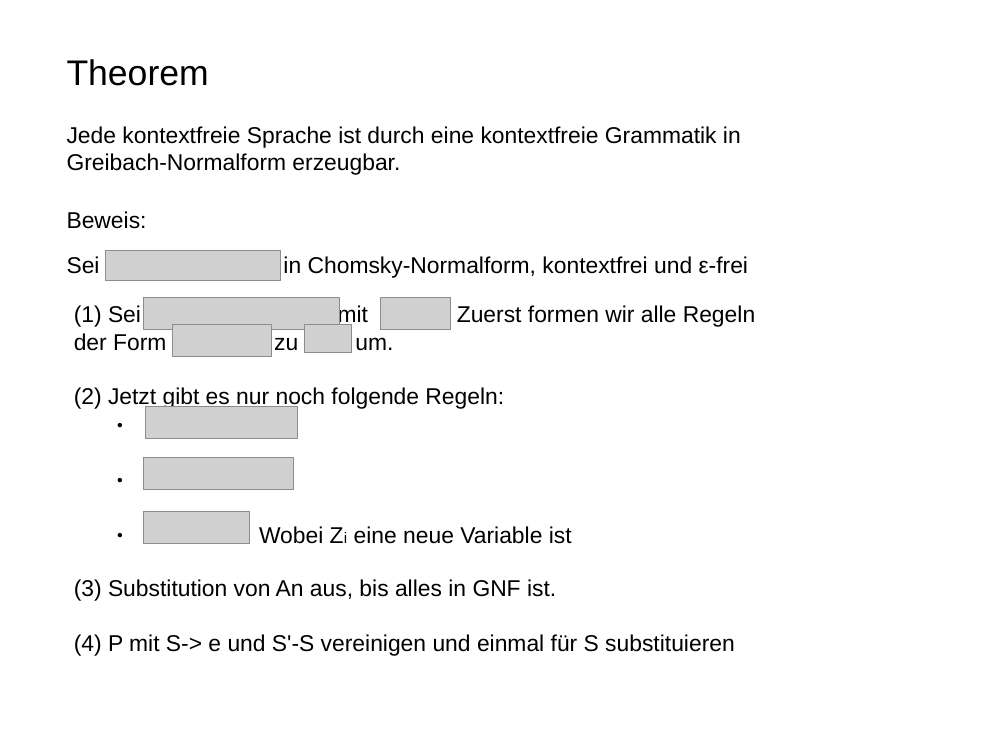
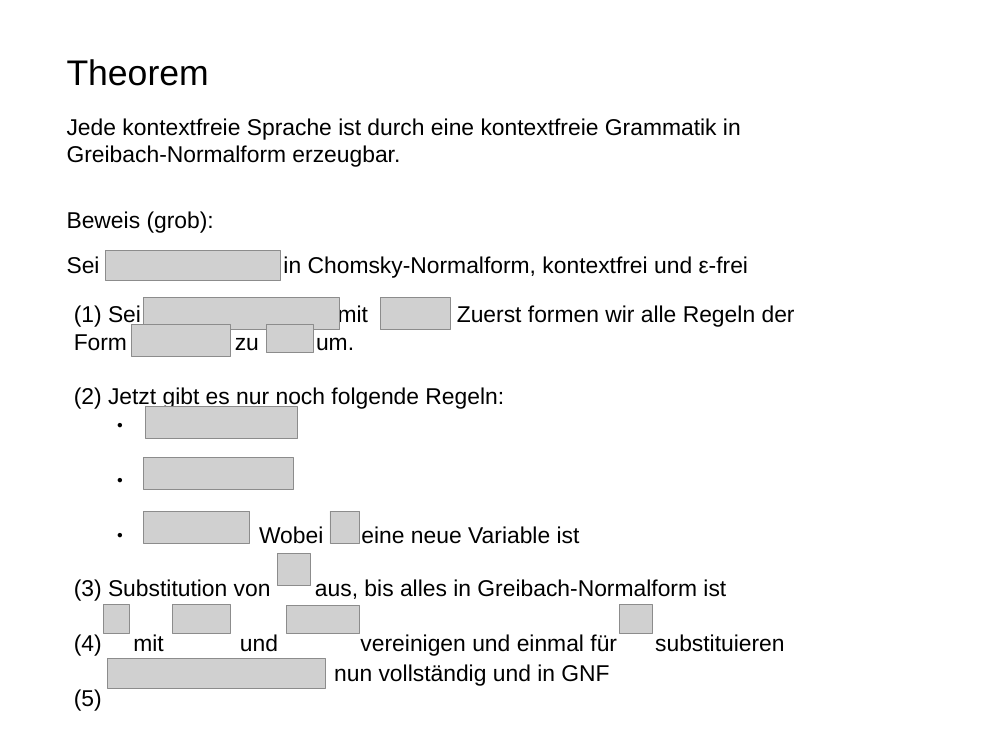
Before and after one commit to Darkdragon853/LeagueMaterial, a slide deck: slide 24 of Präsentation1-7.odp. Drawn at 1008x756 pixels with LibreOffice and Linux fonts; fonts in the diff are those of the drawing; grey boxes stand for pictures. Boxes give left, top, right and bottom in pixels: in the first picture for what was removed or moved away, otherwise in the second. Text is boxed around its words. In the diff, an @@ line names an element or a change of style, - is before the commit and + after.

Commit message:
new
eee

```diff
--- a/Präsentation1-7.odp
+++ b/Präsentation1-7.odp
@@ text "Jede kontextfreie Sprache ist durch ...": place and size @@
-text "Jede kontextfreie Sprache ist durch ..." at box(67, 126, 741, 175)
+text "Jede kontextfreie Sprache ist durch ..." at box(67, 118, 741, 167)
@@ text at box(67, 211, 214, 233): text changed @@
-Beweis:
+Beweis (grob):
@@ picture: place and size @@
-picture at box(173, 324, 272, 356)
+picture at box(132, 324, 231, 356)
@@ picture: place and size @@
-picture at box(305, 324, 351, 352)
+picture at box(266, 324, 313, 352)
@@ text at box(259, 526, 580, 544): text changed @@
-● Wobei Zi eine neue Variable ist
+● Wobei eine neue Variable ist
@@ picture added at box(330, 511, 360, 543) @@
@@ picture added at box(277, 553, 310, 585) @@
@@ text at box(74, 579, 785, 656): text changed @@
-(3) Substitution von An aus, bis alles in GNF ist.
-(4) P mit S-> e und S'-S vereinigen und einmal für S substituieren
+(3) Substitution von aus, bis alles in Greibach-Normalform ist
+(4) mit und vereinigen und einmal für substituieren
+(5)
@@ picture added at box(103, 605, 129, 633) @@
@@ picture added at box(173, 605, 231, 633) @@
@@ picture added at box(287, 606, 360, 634) @@
@@ picture added at box(619, 605, 653, 633) @@
@@ picture added at box(108, 659, 325, 689) @@
@@ text added at box(334, 664, 609, 686), 18 pt, text #000000 @@
+nun vollständig und in GNF
```
